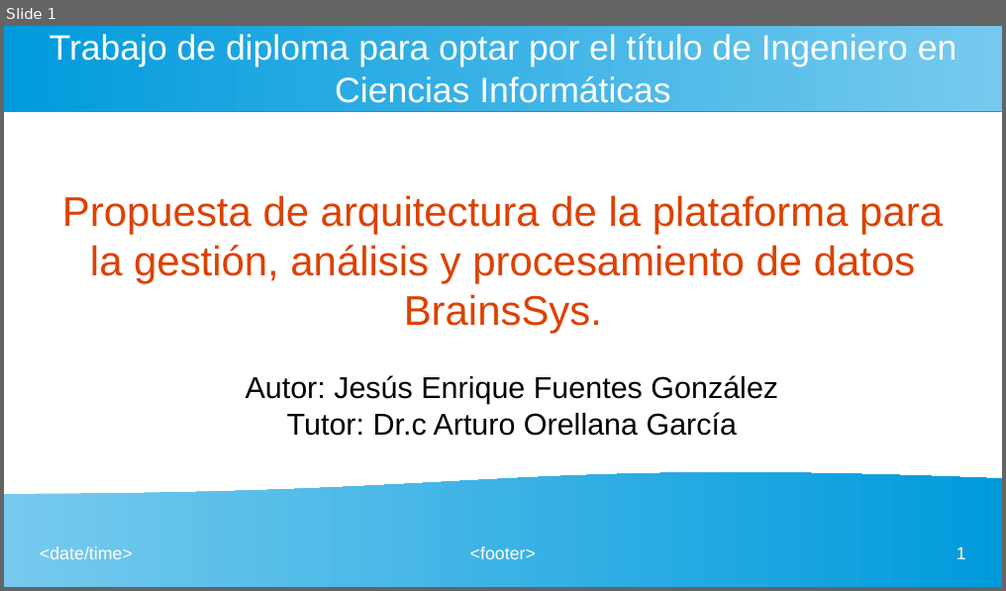
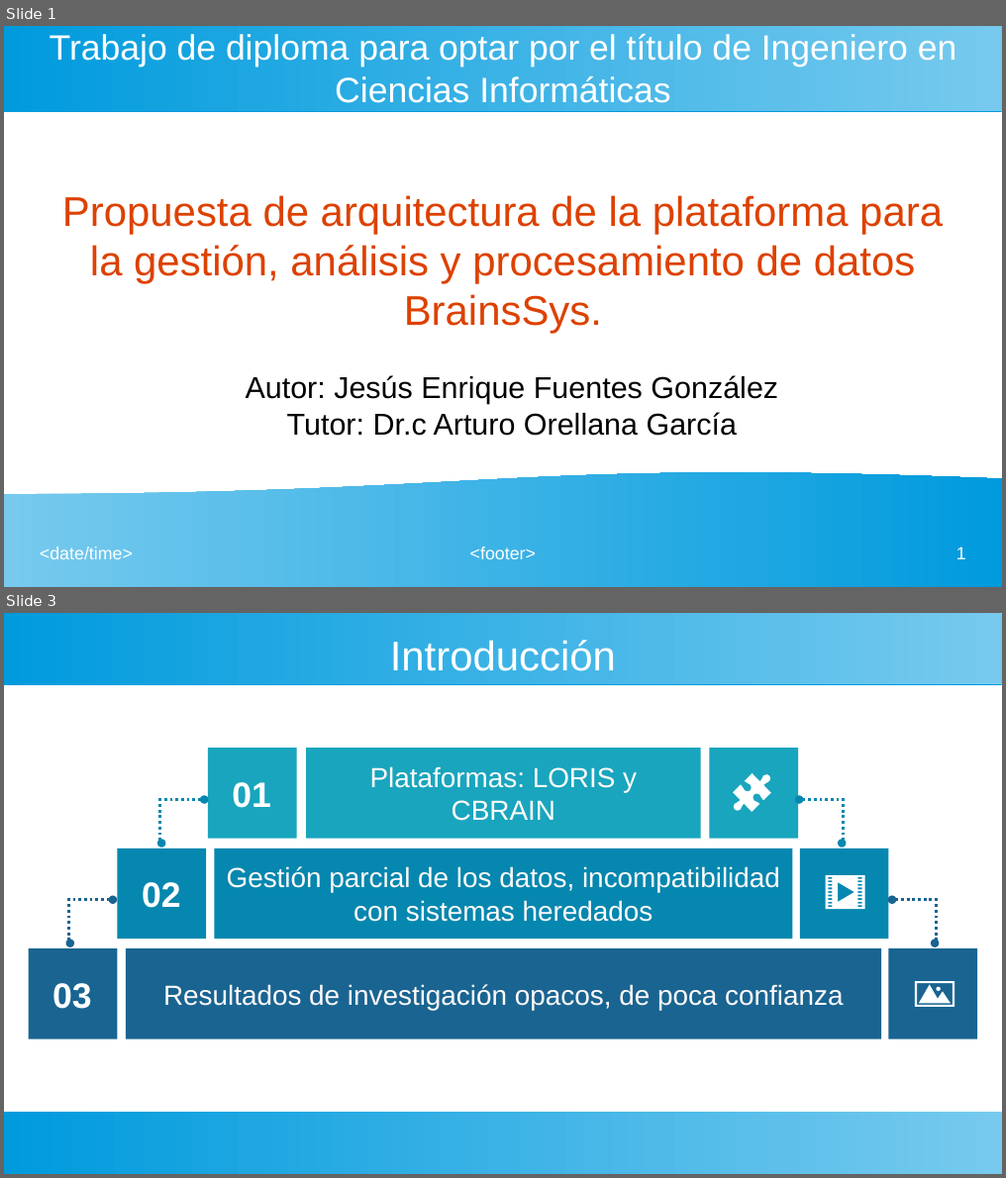
Before and after one commit to gaspect/brainsys, a slide deck: Presentación.odp. Shown one above the other, each under a label of ours: slide 1 before the commit, slides 1 and 3 after it; the slides between them are not shown. The pictures are 1006x591 and 1006x1178 pixels, drawn with LibreOffice and Linux fonts; fonts in the diff are those of the drawing. Boxes give left, top, right and bottom in pixels: in the first picture for what was removed or moved away, otherwise in the second. Text is boxed around its words. In the diff, an @@ line names an element or a change of style, - is before the commit and + after.

```diff
--- a/Presentación.odp
+++ b/Presentación.odp
@@ slide 3 added at [4, 613, 1002, 1174], background #FFFFFF @@
@@ rectangle added at [4, 613, 1002, 684], fill gradient #77CAEE to #75C9EE to #73C9ED to #71C8ED to #6FC7ED to #6EC6ED @@
@@ title added at [390, 640, 616, 671], 33 pt, text #FFFFFF @@
+Introducción
@@ group added at [29, 748, 977, 1040]: 9 rectangles, 4 elbow double arrows, 3 texts, 3 freeform shapes @@
+Resultados de investigación opacos, de poca confianza
+03
+Gestión parcial de los datos, incompatibilidad con sistemas heredados
+02
+Plataformas: LORIS y CBRAIN
+01
@@ rectangle added at [4, 1112, 1002, 1174], fill gradient #77CAEE to #75C9EE to #73C9ED to #71C8ED to #6FC7ED to #6EC6ED @@
```
Also in this commit, not shown: 18 slides changed, 2 slides removed.
